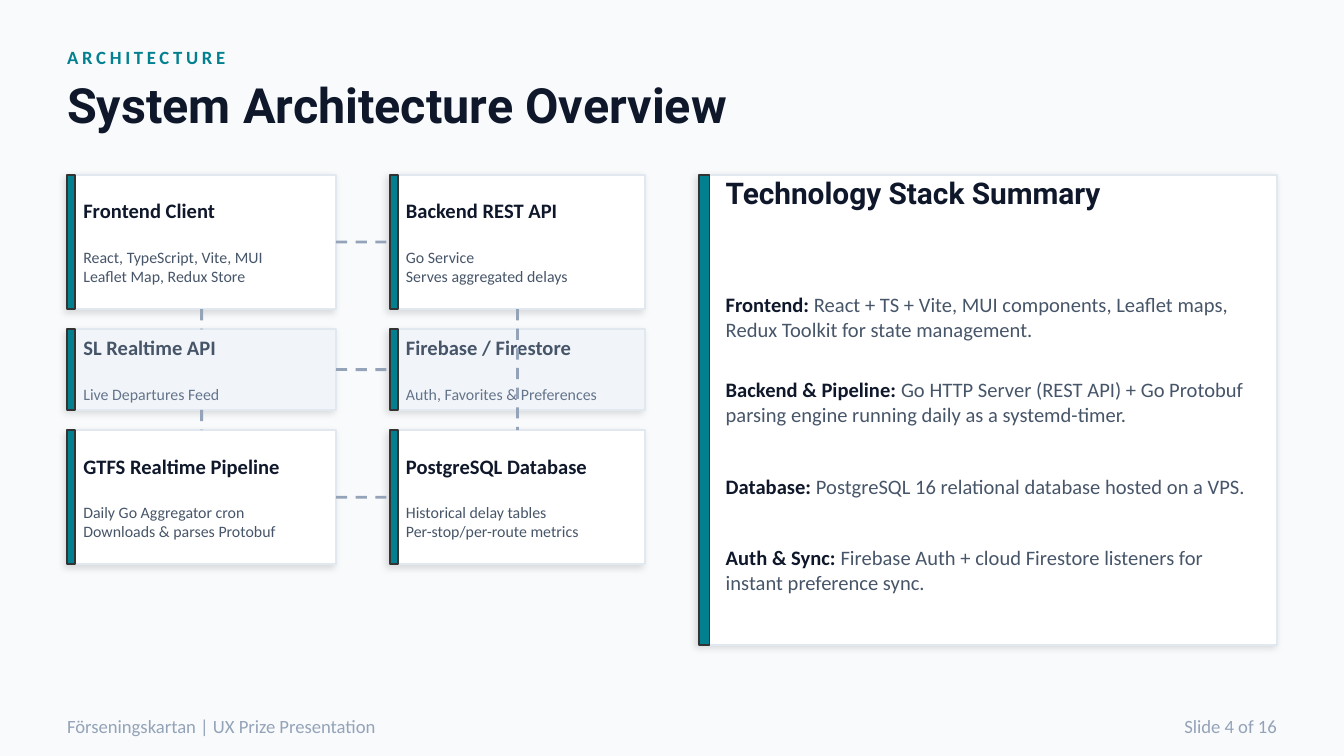
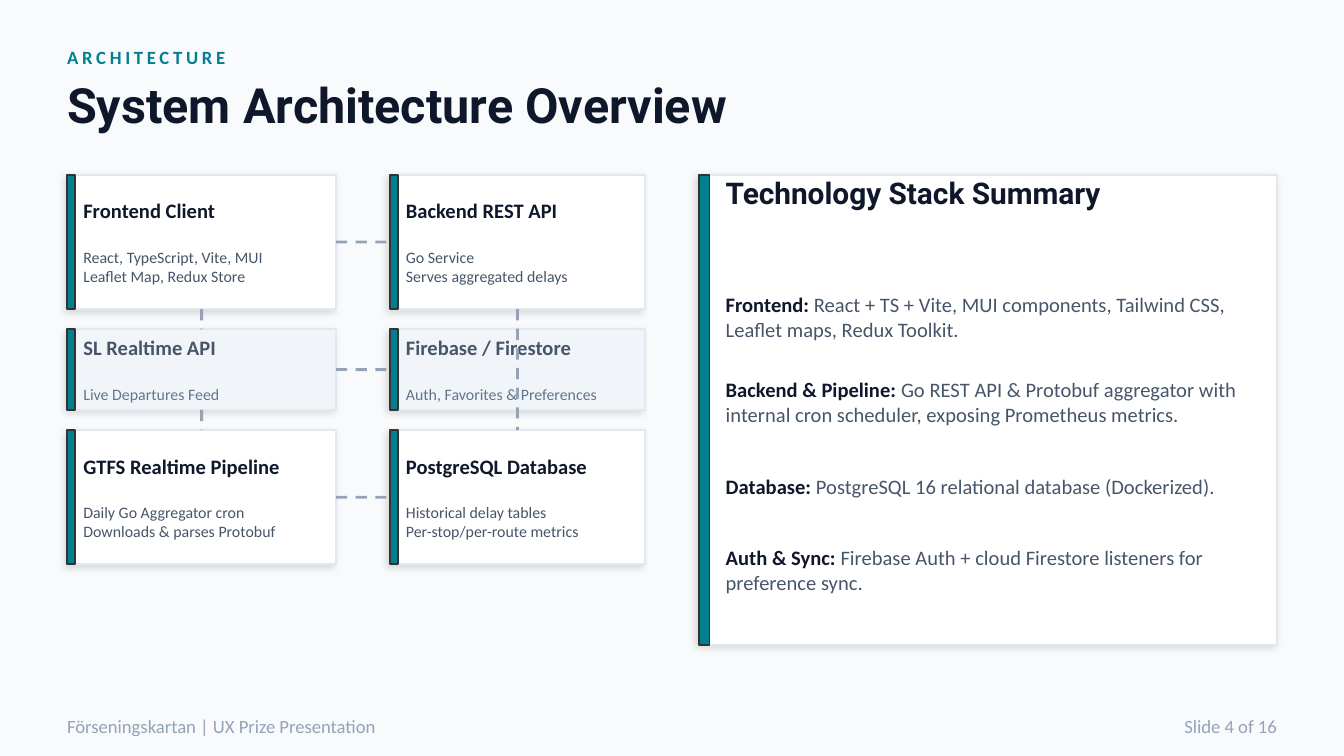
Before and after one commit to mattiaskvist/forseningskartan, a slide deck: slide 4 of presentation.pptx. Drawn at 1344x756 pixels with LibreOffice and Linux fonts; fonts in the diff are those of the drawing. Boxes give left, top, right and bottom in pixels: in the first picture for what was removed or moved away, otherwise in the second. Text is boxed around its words. In the diff, an @@ line names an element or a change of style, - is before the commit and + after.

```diff
--- a/presentation.pptx
+++ b/presentation.pptx
@@ text at (726, 297, 1236, 594): text changed @@
-Frontend: React + TS + Vite, MUI components, Leaflet maps, Redux Toolkit for state management.
-Backend & Pipeline: Go HTTP Server (REST API) + Go Protobuf parsing engine running daily as a systemd-timer.
-Database: PostgreSQL 16 relational database hosted on a VPS.
-Auth & Sync: Firebase Auth + cloud Firestore listeners for instant preference sync.
+Frontend: React + TS + Vite, MUI components, Tailwind CSS, Leaflet maps, Redux Toolkit.
+Backend & Pipeline: Go REST API & Protobuf aggregator with internal cron scheduler, exposing Prometheus metrics.
+Database: PostgreSQL 16 relational database (Dockerized).
+Auth & Sync: Firebase Auth + cloud Firestore listeners for preference sync.
```
Also in this commit, not shown: 4 other slides changed, 1 other file.
